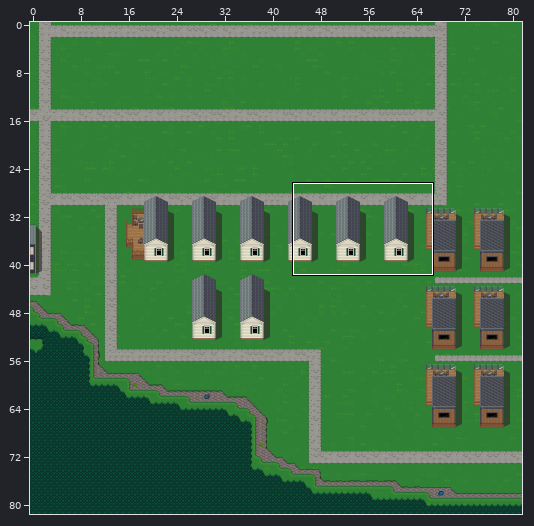
Level history. Tiled map (JSON): assets/assets/images/tiled/map-west2.json. Above: a wide view before the commit, with the close-up outlined.
Close-up. Before the edit:
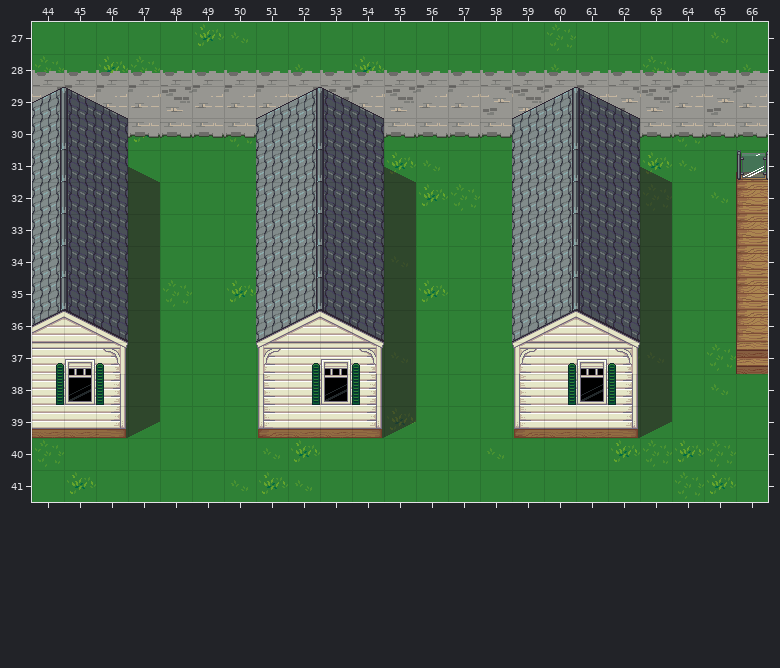
Cells are 32x32 px. Shown: x 44..66, y 27..41. The commit also changed other parts of the map, which this record leaves out. The old version is drawn lined up with the new one.
After:
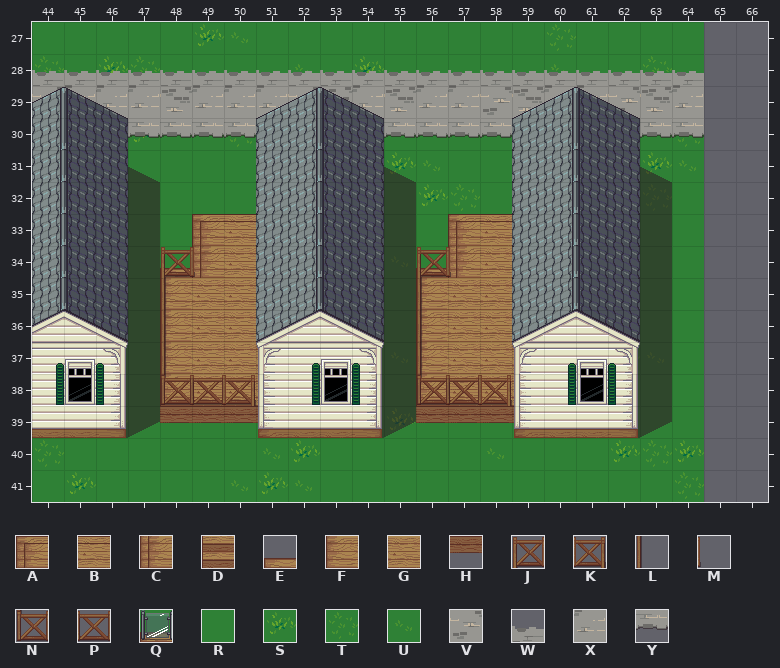
Key: from "Kneippbyn": A 1024, B 1025, C 1056, D 1091, E 1120, F 1152, G 1153, H 1185, J 1280, K 1282, L 1312, M 1313, N 1344, P 1345, Q 1347; from "LPC Grass": R 10, S 15, T 16, U 17; from "LPC Streets": V 0, W 7, X 10, Y 13.
_ is an empty cell.
Tiles replaced or removed in this view: D, E, F, Q, R, S, T, U, V, W, X, Y.
See-through tiles are keyed as they look on the map.
The exact change:
Changed rows in their new state; . is an unchanged cell.
map size 82x82 -> 65x82 cells
Layer "Base 1":
first column x 65:
27 __
28 __
29 __
30 __
31 __
32 __
33 __
34 __
35 __
36 __
37 __
38 __
39 __
40 __
41 __
Layer "Base 2":
first column x 65:
28 __
29 __
30 __
first column x 51:
37 G.......G
38 G.......G
39 H.......H
Layer "Bldg 1":
first column x 48:
31 .................._
32 .................._
33 .AB......AB......._
34 ECG.....ECG......._
35 FGG.....FGG......._
36 FGG.....FGG......._
37 FGG.....FGG......._
38 FGG.....FGG........
39 HHH.....HHH........
Layer "Bldg 2":
first column x 48:
34 JM......JM.
35 L.......L..
36 L.......L..
37 L.......L..
38 NPK.....NPK
Layer "Bldg 3":
first column x 66:
31 _
